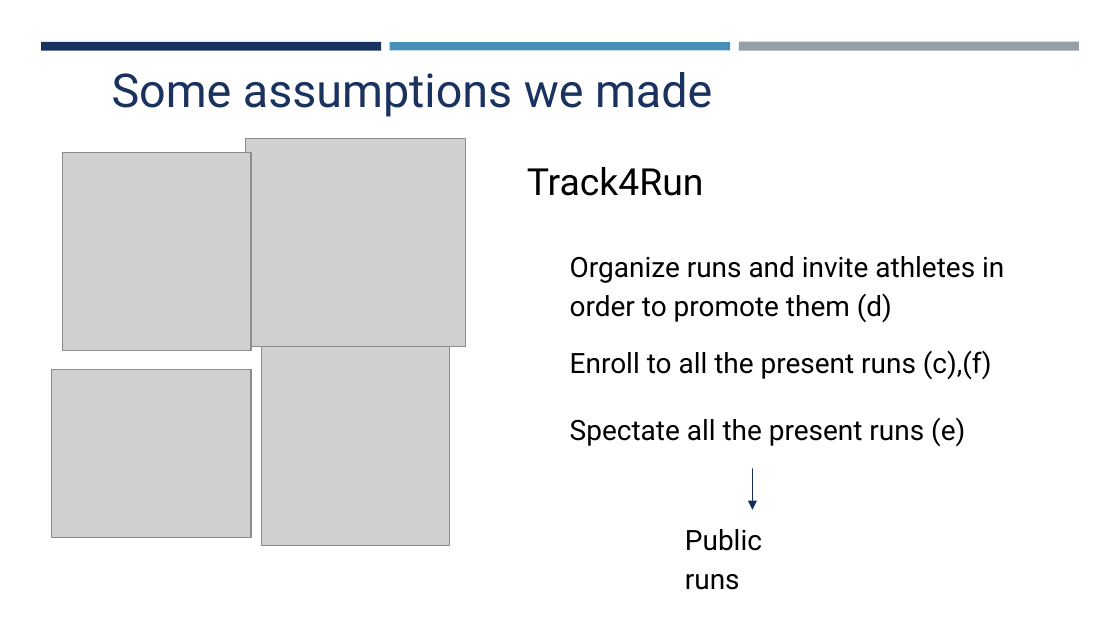
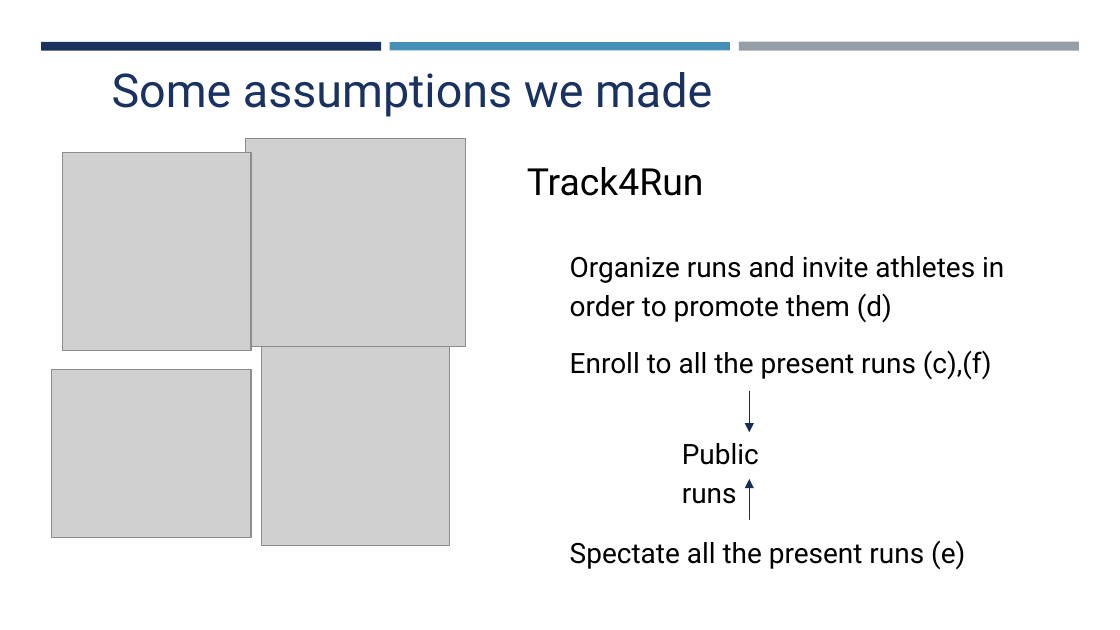
Before and after one commit to lucaalessandrelli/trackme, a slide deck: slide 4 of SEProject.pptx. Drawn at 1120x630 pixels with LibreOffice and Linux fonts; fonts in the diff are those of the drawing; grey boxes stand for pictures. Boxes give left, top, right and bottom in pixels: in the first picture for what was removed or moved away, otherwise in the second. Text is boxed around its words. In the diff, an @@ line names an element or a change of style, - is before the commit and + after.

```diff
--- a/SEProject.pptx
+++ b/SEProject.pptx
@@ arrow added from (749, 392) to (749, 432), #172D56 1 pt @@
@@ text "Public runs": place and size @@
-text "Public runs" at bbox=[685, 529, 762, 590]
+text "Public runs" at bbox=[682, 443, 759, 504]
@@ arrow moved from (753, 469) - (753, 510) to (749, 520) - (749, 479) @@
@@ text "Spectate all the present runs ...": place and size @@
-text "Spectate all the present runs ..." at bbox=[570, 417, 965, 447]
+text "Spectate all the present runs ..." at bbox=[570, 540, 965, 570]
```
Also in this commit, not shown: 1 other slide changed, 1 other file.
